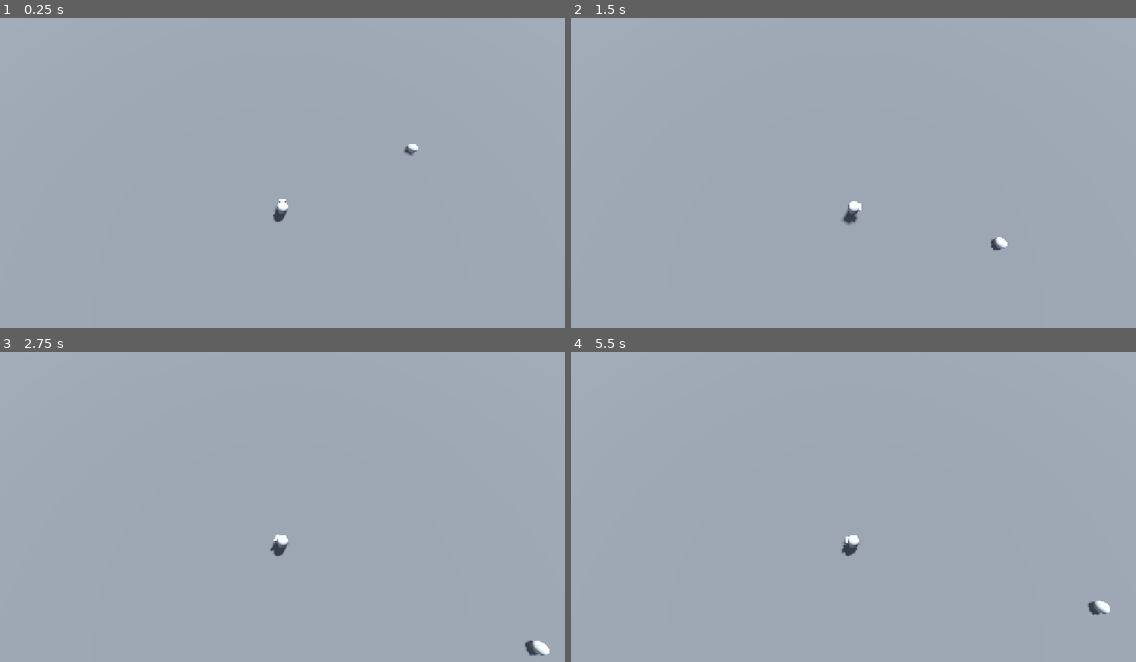
Above: before the commit, frames 1-4 (two rows, left to right).
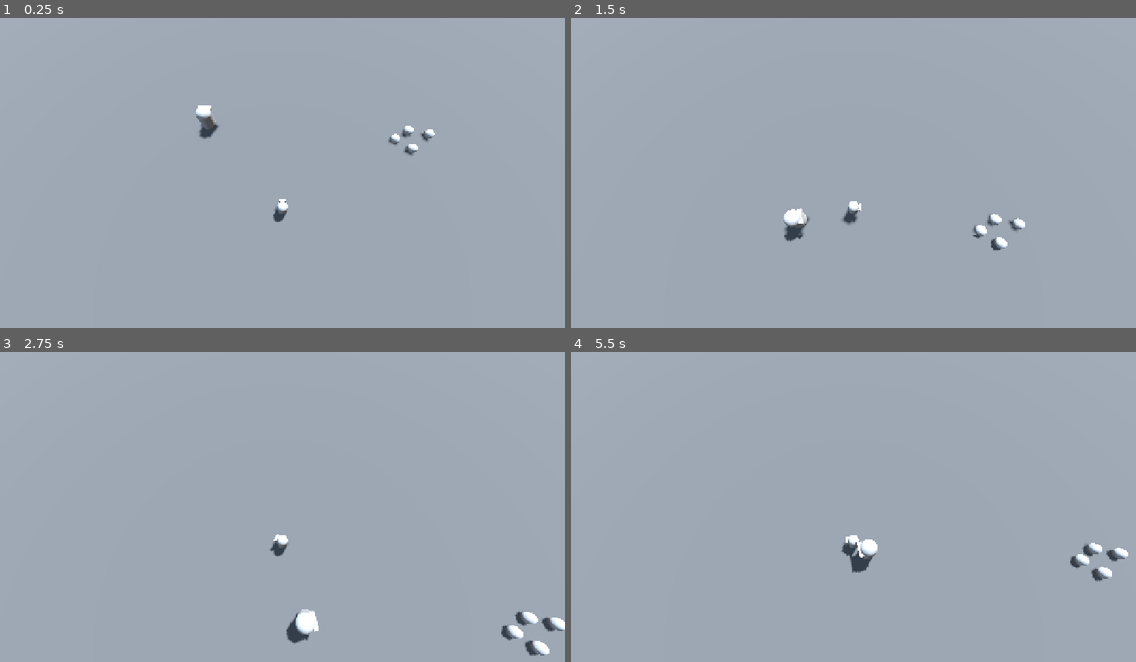
Above: after the commit, the same moments.

Repository: CodeRecode/gdwild87
Game: Godot game, scene res://levels/test_level.tscn
Same seed, same stepped clock (60 frames per second), same inputs: the game is played once before the commit and once after it. The project has no main scene, so this scene is started directly.
Inputs (mouse positions are in pixels of both pictures, inside the frame that each line leads up to):
- Up to frame 1 (0.25 s): no input
- Up to frame 2 (1.5 s): tap Enter at 0.5 s; move the mouse to (825, 241) at 0.52 s; press the mouse at (825, 241) at 0.53 s; hold W (move_up) from 0.53 s (still down); tap Space (jump) at 0.77 s; move the mouse to (1023, 222) at 1.27 s; release the mouse at (1023, 222) at 1.28 s; click (1023, 222) at 1.35 s
- Up to frame 3 (2.75 s): tap Space (jump) at 1.52 s; move the mouse to (113, 463) at 2.02 s; release W (move_up) at 2.03 s; press the mouse at (113, 463) at 2.03 s; hold A (move_left) from 2.03 s (still down)
- Up to frame 4 (5.5 s): move the mouse to (881, 510) at 2.77 s; release the mouse at (881, 510) at 2.78 s; click (881, 510) at 2.85 s; tap Space (jump) at 3.02, 3.77, 4.52 s; move the mouse to (768, 432) at 3.52 s; release A (move_left) at 3.53 s; press the mouse at (768, 432) at 3.53 s; hold S (move_down) 3.53-4.28 s; move the mouse to (977, 494) at 4.27 s; release the mouse at (977, 494) at 4.28 s; hold D (move_right) 4.28-5.03 s; click (977, 494) at 4.35 s; move the mouse to (740, 525) at 5.02 s; press the mouse at (740, 525) at 5.03 s; hold W (move_up) from 5.03 s (still down)

The runs differ from the first frame. In frame 1, 0.4% of the frame differs, in the area x 34-77%, y 28-41%; in frame 2, 0.6%; in frame 3, 0.8%; in frame 4, 0.9%, in the area x 48-99%, y 60-85%.

Commit message:
Brute impl

Diff:
--- /dev/null
+++ b/char/brute.gd
@@ -0,0 +1,65 @@
+extends Enemy
+
+@export var Speed = 5.0
+@export var Health = 50.0
+@export var AttackDamage = 5.0
+@export var AttackWindupTime = 2.0
+@export var AttackWinddownTime = 0.5
+
+var target: Player
+var is_in_attack_area: bool = false
+var attacking: bool = false
+
+func _ready() -> void:
+	set_health(Health)
+
+func _physics_process(delta: float) -> void:
+	if attacking:
+		return
+
+	_face_player()
+
+	var delta_speed = Speed * delta * Engine.physics_ticks_per_second
+	if target:
+		var direction = (target.global_position - global_position).normalized()
+		velocity.x = direction.x * delta_speed
+		velocity.z = direction.z * delta_speed
+	else:
+		velocity.x = move_toward(velocity.x, 0, delta_speed)
+		velocity.z = move_toward(velocity.z, 0, delta_speed)
+	move_and_slide()
+
+	_try_attack()
+
+func _face_player() -> void:
+	if not target:
+		return
+	var look_to = target.global_position
+	look_at(look_to)
+
+func _try_attack() -> void:
+	if not is_in_attack_area or attacking:
+		return
+	attacking = true
+	await get_tree().create_timer(AttackWindupTime).timeout
+	if is_in_attack_area:
+		target.apply_damage(AttackDamage)
+
+	await get_tree().create_timer(AttackWinddownTime).timeout
+	attacking = false
+
+func _on_vision_body_entered(body: Node3D) -> void:
+	if body.is_in_group("player"):
+		target = body as Player
+
+func _on_vision_body_exited(body: Node3D) -> void:
+	if body.is_in_group("player"):
+		target = null
+
+func _on_attack_area_body_entered(body: Node3D) -> void:
+	if body.is_in_group("player"):
+		is_in_attack_area = true
+
+func _on_attack_area_body_exited(body: Node3D) -> void:
+	if body.is_in_group("player"):
+		is_in_attack_area = false
--- /dev/null
+++ b/char/brute.tscn
@@ -0,0 +1,49 @@
+[gd_scene load_steps=7 format=3 uid="uid://666nns6li08s"]
+
+[ext_resource type="Script" uid="uid://c3q6p7pf858r1" path="res://char/brute.gd" id="1_7sjr5"]
+
+[sub_resource type="CapsuleShape3D" id="CapsuleShape3D_7sjr5"]
+radius = 0.75
+height = 3.0
+
+[sub_resource type="CapsuleMesh" id="CapsuleMesh_7sjr5"]
+
+[sub_resource type="BoxMesh" id="BoxMesh_7sjr5"]
+
+[sub_resource type="SphereShape3D" id="SphereShape3D_f1ur6"]
+radius = 10.0
+
+[sub_resource type="SphereShape3D" id="SphereShape3D_vsyml"]
+radius = 2.0
+
+[node name="Brute" type="CharacterBody3D" groups=["enemy"]]
+script = ExtResource("1_7sjr5")
+
+[node name="CollisionShape3D" type="CollisionShape3D" parent="."]
+transform = Transform3D(1, 0, 0, 0, 1, 0, 0, 0, 1, 0, 1.5, 0)
+shape = SubResource("CapsuleShape3D_7sjr5")
+
+[node name="MeshInstance3D" type="MeshInstance3D" parent="."]
+transform = Transform3D(1.5, 0, 0, 0, 1.5, 0, 0, 0, 1.5, 0, 1.5, 0)
+mesh = SubResource("CapsuleMesh_7sjr5")
+skeleton = NodePath("../CollisionShape3D")
+
+[node name="MeshInstance3D" type="MeshInstance3D" parent="MeshInstance3D"]
+transform = Transform3D(0.89634025, 0, 0, 0, 0.26007593, 0, 0, 0, 0.2627811, 0, 0.455, -0.477)
+mesh = SubResource("BoxMesh_7sjr5")
+
+[node name="Vision" type="Area3D" parent="."]
+
+[node name="CollisionShape3D" type="CollisionShape3D" parent="Vision"]
+shape = SubResource("SphereShape3D_f1ur6")
+
+[node name="AttackArea" type="Area3D" parent="."]
+
+[node name="CollisionShape3D" type="CollisionShape3D" parent="AttackArea"]
+transform = Transform3D(1, 0, 0, 0, 1, 0, 0, 0, 1, 0, 0.5, -2.8)
+shape = SubResource("SphereShape3D_vsyml")
+
+[connection signal="body_entered" from="Vision" to="." method="_on_vision_body_entered"]
+[connection signal="body_exited" from="Vision" to="." method="_on_vision_body_exited"]
+[connection signal="body_entered" from="AttackArea" to="." method="_on_attack_area_body_entered"]
+[connection signal="body_exited" from="AttackArea" to="." method="_on_attack_area_body_exited"]
--- a/char/player.gd
+++ b/char/player.gd
@@ -48,7 +48,7 @@
 		attack_cooldown -= delta
 		return
 
-	if Input.is_action_just_pressed("attack"):
+	if Input.is_action_pressed("attack"):
 		attack_cooldown = InitAttackCooldown
 
 		var vector_forward = -body_mesh.basis.z
@@ -63,14 +63,7 @@
 				continue
 
 			var enemy = target as Enemy
-			enemy.apply_damage(11.0)
-
-		#debug draw
-		#attack_debug.global_position = global_position + vector_forward
-		#attack_debug.rotation.y = body_mesh.rotation.y
-		#attack_debug.visible = true
-		#await get_tree().create_timer(.5).timeout
-		#attack_debug.visible = false
+			enemy.apply_damage(InitAttackDamage)
 
 func _calc_upgrades() -> void:
 	attack_collision.shape.radius = InitAttackRadius
@@ -81,9 +74,14 @@
 	var normal = camera_3d.project_ray_normal(mouse_pos)
 	var point = Plane.PLANE_XZ.intersects_ray(origin, normal)
 	if point:
-		body_mesh.look_at(point + Vector3.UP)
+		point.y = body_mesh.global_position.y
+		body_mesh.look_at(point)
 
 func apply_damage(damage: float) -> void:
 	health -= damage
 	if health <= 0:
-		print("die")
+		print("died")
+
+func apply_healing(healing: float) -> void:
+	var max_health = InitMaxHealth
+	health = min(health + healing, max_health)
--- /dev/null
+++ b/char/wizard.gd
@@ -0,0 +1,48 @@
+extends Enemy
+
+@export var Speed = 5.0
+@export var Health = 10.0
+@export var AttackDamage = 2.0
+
+var target: Player
+var can_attack: bool = false
+
+func _ready() -> void:
+	set_health(Health)
+
+func _physics_process(delta: float) -> void:
+	var delta_speed = Speed * delta * Engine.physics_ticks_per_second
+	if target:
+		var direction = (target.global_position - global_position).normalized()
+		velocity.x = direction.x * delta_speed
+		velocity.z = direction.z * delta_speed
+	else:
+		velocity.x = move_toward(velocity.x, 0, delta_speed)
+		velocity.z = move_toward(velocity.z, 0, delta_speed)
+	move_and_slide()
+
+	_try_attack()
+
+
+func _try_attack() -> void:
+	if not can_attack:
+		return
+	target.apply_damage(AttackDamage)
+
+func _on_vision_body_entered(body: Node3D) -> void:
+	if body.is_in_group("player"):
+		target = body as Player
+
+func _on_vision_body_exited(body: Node3D) -> void:
+	if body.is_in_group("player"):
+		target = null
+
+
+func _on_attack_area_body_entered(body: Node3D) -> void:
+	if body.is_in_group("player"):
+		can_attack = true
+
+
+func _on_attack_area_body_exited(body: Node3D) -> void:
+	if body.is_in_group("player"):
+		can_attack = false
--- /dev/null
+++ b/char/wizard.tscn
@@ -0,0 +1,41 @@
+[gd_scene load_steps=6 format=3 uid="uid://dxu5sn7xh1gkk"]
+
+[ext_resource type="Script" uid="uid://dtq830i2blg3x" path="res://char/wizard.gd" id="1_dp7gs"]
+
+[sub_resource type="SphereShape3D" id="SphereShape3D_pq3se"]
+
+[sub_resource type="SphereMesh" id="SphereMesh_pq3se"]
+
+[sub_resource type="SphereShape3D" id="SphereShape3D_f1ur6"]
+radius = 10.0
+
+[sub_resource type="SphereShape3D" id="SphereShape3D_vsyml"]
+radius = 0.75
+
+[node name="Wizard" type="CharacterBody3D" groups=["enemy"]]
+script = ExtResource("1_dp7gs")
+
+[node name="CollisionShape3D" type="CollisionShape3D" parent="."]
+transform = Transform3D(1, 0, 0, 0, 1, 0, 0, 0, 1, 0, 0.5, 0)
+shape = SubResource("SphereShape3D_pq3se")
+
+[node name="MeshInstance3D" type="MeshInstance3D" parent="."]
+transform = Transform3D(1, 0, 0, 0, 1, 0, 0, 0, 1, 0, 0.5, 0)
+mesh = SubResource("SphereMesh_pq3se")
+skeleton = NodePath("../CollisionShape3D")
+
+[node name="Vision" type="Area3D" parent="."]
+
+[node name="CollisionShape3D" type="CollisionShape3D" parent="Vision"]
+shape = SubResource("SphereShape3D_f1ur6")
+
+[node name="AttackArea" type="Area3D" parent="."]
+
+[node name="CollisionShape3D" type="CollisionShape3D" parent="AttackArea"]
+transform = Transform3D(1, 0, 0, 0, 1, 0, 0, 0, 1, 0, 0.5, 0)
+shape = SubResource("SphereShape3D_vsyml")
+
+[connection signal="body_entered" from="Vision" to="." method="_on_vision_body_entered"]
+[connection signal="body_exited" from="Vision" to="." method="_on_vision_body_exited"]
+[connection signal="body_entered" from="AttackArea" to="." method="_on_attack_area_body_entered"]
+[connection signal="body_exited" from="AttackArea" to="." method="_on_attack_area_body_exited"]
--- a/levels/test_level.tscn
+++ b/levels/test_level.tscn
@@ -1,7 +1,8 @@
-[gd_scene load_steps=9 format=3 uid="uid://t0mwxd3juhuq"]
+[gd_scene load_steps=10 format=3 uid="uid://t0mwxd3juhuq"]
 
 [ext_resource type="PackedScene" uid="uid://vii2jisn0a4g" path="res://char/player.tscn" id="1_46lwt"]
 [ext_resource type="PackedScene" uid="uid://b44yecwsemryk" path="res://char/slime.tscn" id="2_x25rp"]
+[ext_resource type="PackedScene" uid="uid://666nns6li08s" path="res://char/brute.tscn" id="3_gmgay"]
 
 [sub_resource type="ProceduralSkyMaterial" id="ProceduralSkyMaterial_46lwt"]
 sky_horizon_color = Color(0.66224277, 0.6717428, 0.6867428, 1)
@@ -45,5 +46,19 @@
 [node name="CollisionShape3D" type="CollisionShape3D" parent="Floor"]
 shape = SubResource("ConvexPolygonShape3D_46lwt")
 
-[node name="Slime" parent="." instance=ExtResource("2_x25rp")]
+[node name="Slimes" type="Node" parent="."]
+
+[node name="Slime" parent="Slimes" instance=ExtResource("2_x25rp")]
 transform = Transform3D(1, 0, 0, 0, 1, 0, 0, 0, 1, 13.6568775, 0, -6.4374185)
+
+[node name="Slime2" parent="Slimes" instance=ExtResource("2_x25rp")]
+transform = Transform3D(1, 0, 0, 0, 1, 0, 0, 0, 1, 12.056276, 0, -7.561157)
+
+[node name="Slime3" parent="Slimes" instance=ExtResource("2_x25rp")]
+transform = Transform3D(1, 0, 0, 0, 1, 0, 0, 0, 1, 15.82435, 0, -8.175369)
+
+[node name="Slime4" parent="Slimes" instance=ExtResource("2_x25rp")]
+transform = Transform3D(1, 0, 0, 0, 1, 0, 0, 0, 1, 13.6568775, 0, -8.615801)
+
+[node name="Brute" parent="." instance=ExtResource("3_gmgay")]
+transform = Transform3D(1, 0, 0, 0, 1, 0, 0, 0, 1, -8.051046, 0, -9.465352)
Not shown, added: char/brute.gd.uid
Not shown, added: char/wizard.gd.uid
